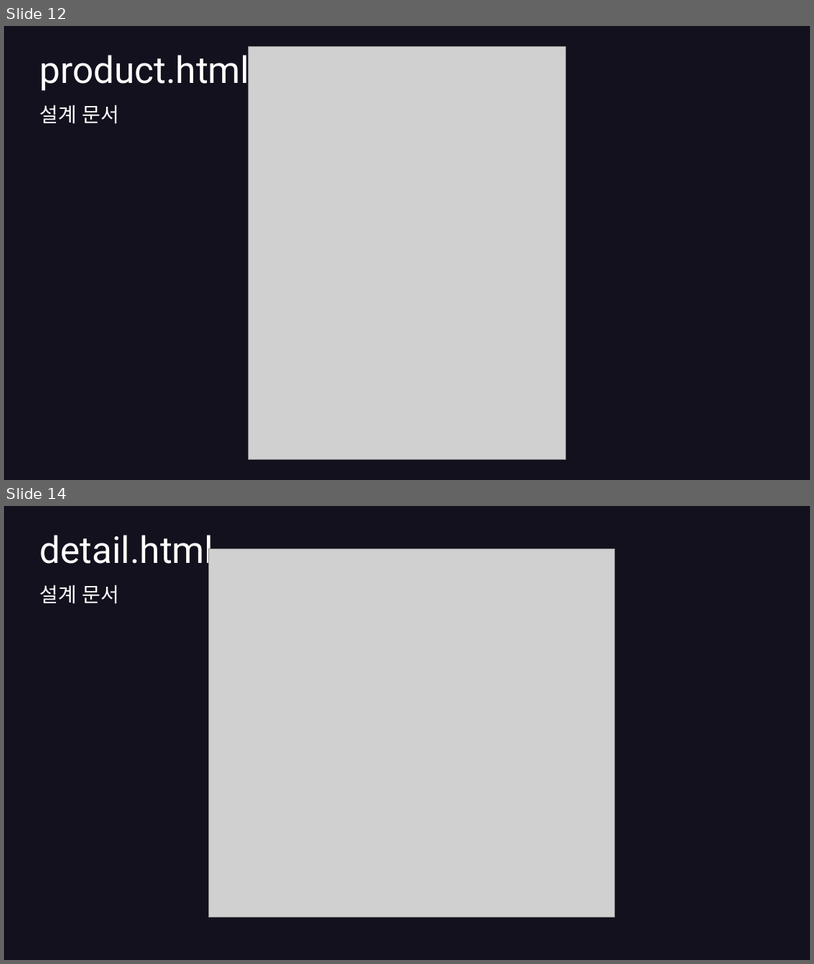
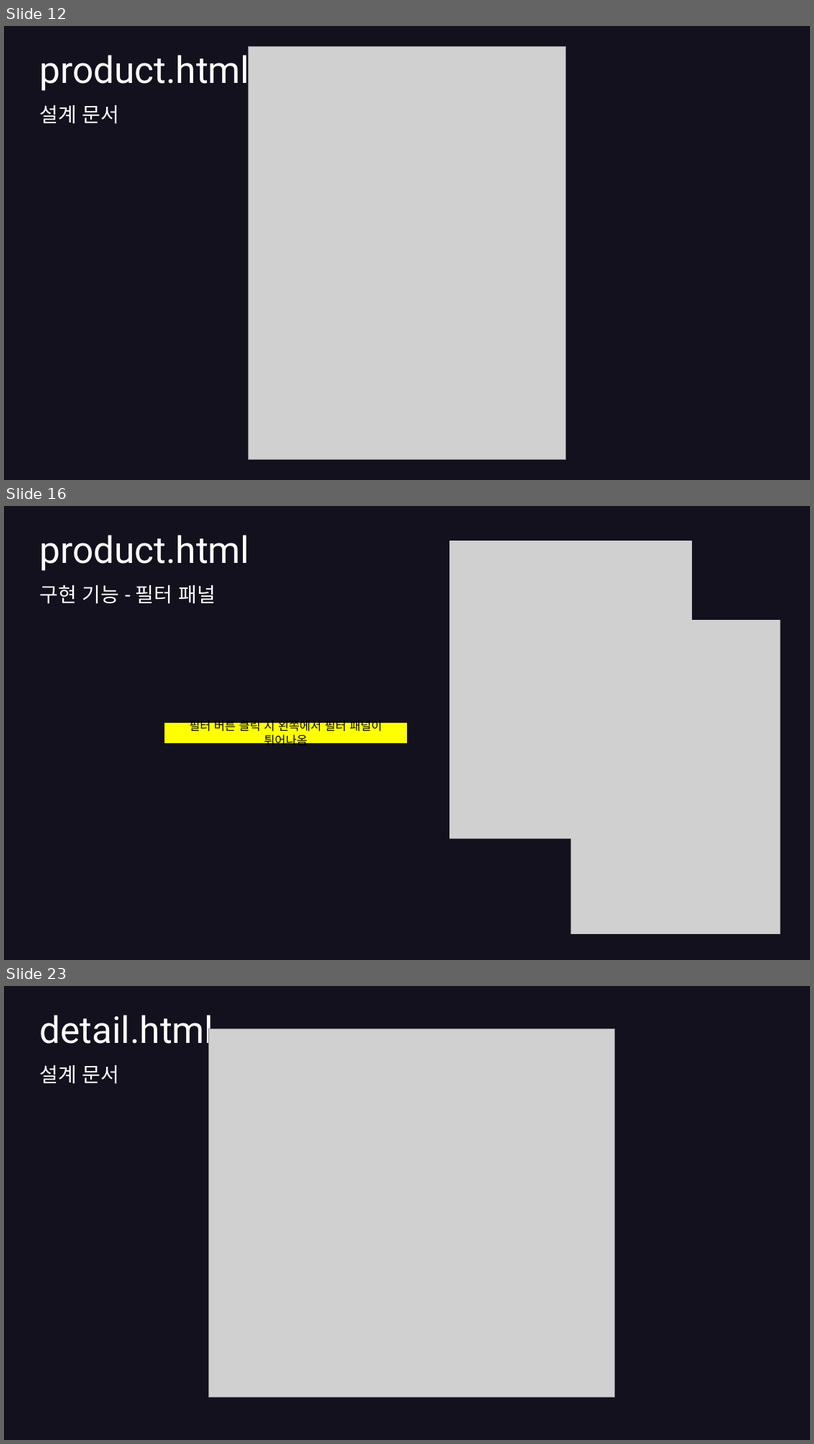
Before and after one commit to hyunkyumlee/FrontProject, a slide deck: 발표 자료/푸마_발표ppt.pptx. Shown one above the other, each under a label of ours: slides 12 and 14 before the commit, slides 12, 16 and 23 after it; the slides between them are not shown. The pictures are 814x964 and 814x1444 pixels, drawn with LibreOffice and Linux fonts; fonts in the diff are those of the drawing; grey boxes stand for pictures. Boxes give left, top, right and bottom in pixels: in the first picture for what was removed or moved away, otherwise in the second. Text is boxed around its words. In the diff, an @@ line names an element or a change of style, - is before the commit and + after.

```diff
--- a/발표 자료/푸마_발표ppt.pptx
+++ b/발표 자료/푸마_발표ppt.pptx
@@ slide 16 added at (x1=4, y1=506, x2=810, y2=960), background #13111D @@
@@ title added at (x1=40, y1=535, x2=250, y2=571), 44 pt, text #FFFFFF @@
+product.html
@@ picture added at (x1=450, y1=541, x2=692, y2=838) @@
@@ text added at (x1=40, y1=585, x2=216, y2=604), 24 pt, text #FFFFFF @@
+구현 기능 - 필터 패널
@@ picture added at (x1=571, y1=620, x2=782, y2=934) @@
@@ rectangle added at (x1=165, y1=723, x2=407, y2=743), fill #FFFF00, 14 pt, text #000000 @@
+필터 버튼 클릭 시 왼쪽에서 필터 패널이 튀어나옴
@@ what was slide 14 is now slide 23 @@
```
Also in this commit, not shown: 2 slides changed, 8 other slides added, 1 other file.
